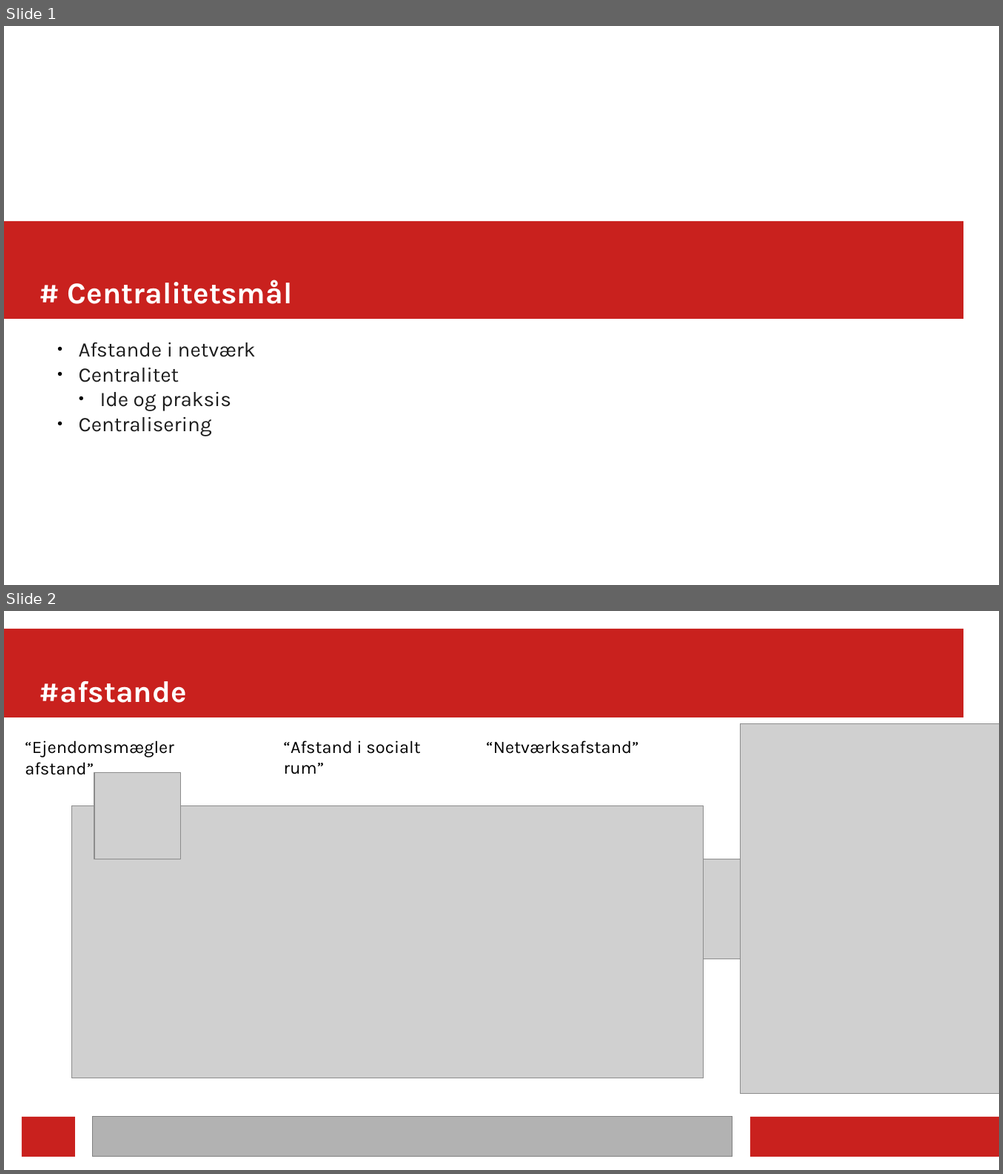
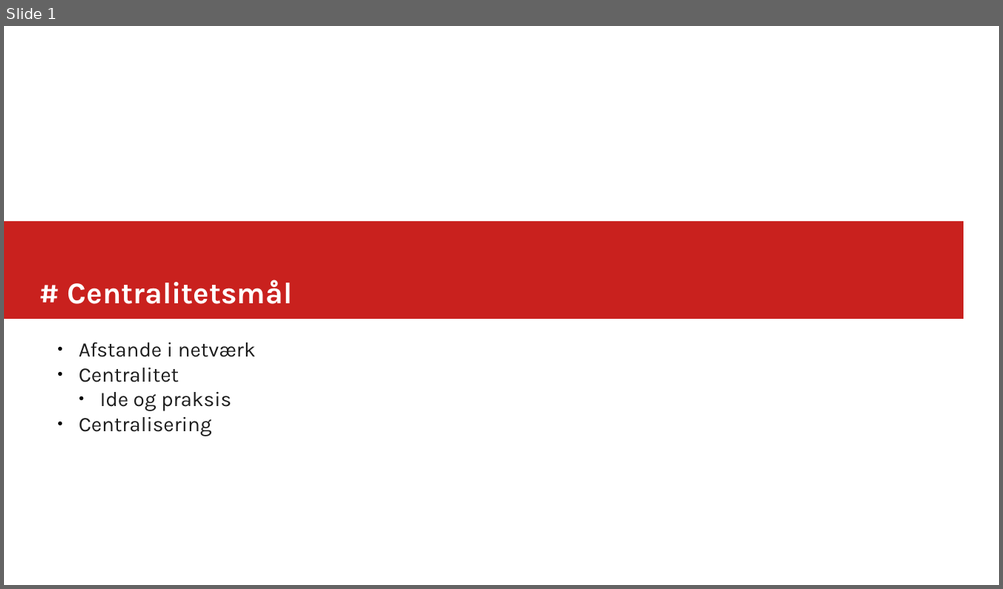
Before and after one commit to JacobLunding/netvaerksanalyse_cbs, a slide deck: presentations/Session4.pptx. Shown one above the other, each under a label of ours: slides 1 and 2 before the commit, slide 1 after it. The pictures are 1003x1174 and 1003x589 pixels, drawn with LibreOffice and Linux fonts; fonts in the diff are those of the drawing; grey boxes stand for pictures. Boxes give left, top, right and bottom in pixels: in the first picture for what was removed or moved away, otherwise in the second. Text is boxed around its words. In the diff, an @@ line names an element or a change of style, - is before the commit and + after.

```diff
--- a/presentations/Session4.pptx
+++ b/presentations/Session4.pptx
@@ slide 2 removed at (x1=4, y1=611, x2=999, y2=1170), background #FFFFFF @@
@@ rectangle removed at (x1=4, y1=629, x2=963, y2=718) @@
@@ text removed at (x1=40, y1=681, x2=187, y2=703) @@
-#afstande
@@ text removed at (x1=25, y1=741, x2=174, y2=775) @@
-“Ejendomsmægler afstand”
@@ text removed at (x1=284, y1=741, x2=420, y2=775) @@
-“Afstand i socialt rum”
@@ text removed at (x1=486, y1=741, x2=638, y2=754) @@
-“Netværksafstand”
@@ picture removed at (x1=740, y1=723, x2=999, y2=1093) @@
@@ picture removed at (x1=94, y1=772, x2=181, y2=859) @@
@@ picture removed at (x1=71, y1=806, x2=703, y2=1079) @@
@@ picture removed at (x1=666, y1=859, x2=771, y2=960) @@
@@ rectangle removed at (x1=22, y1=1117, x2=75, y2=1157) @@
@@ rectangle removed at (x1=93, y1=1117, x2=732, y2=1157) @@
@@ rectangle removed at (x1=751, y1=1117, x2=999, y2=1157) @@
```
Also in this commit, not shown: 4 slides added, 2 other slides removed, 40 other files.
